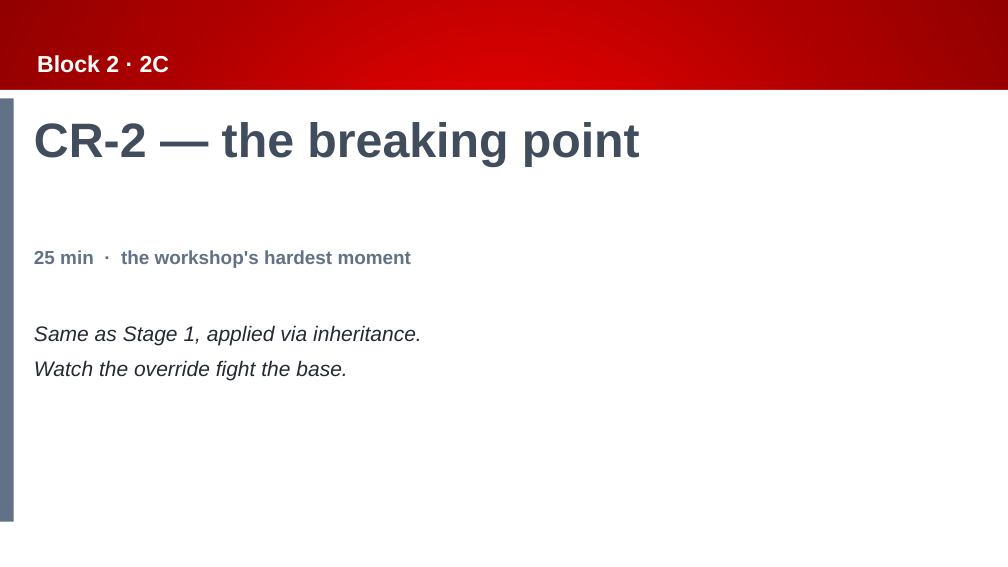
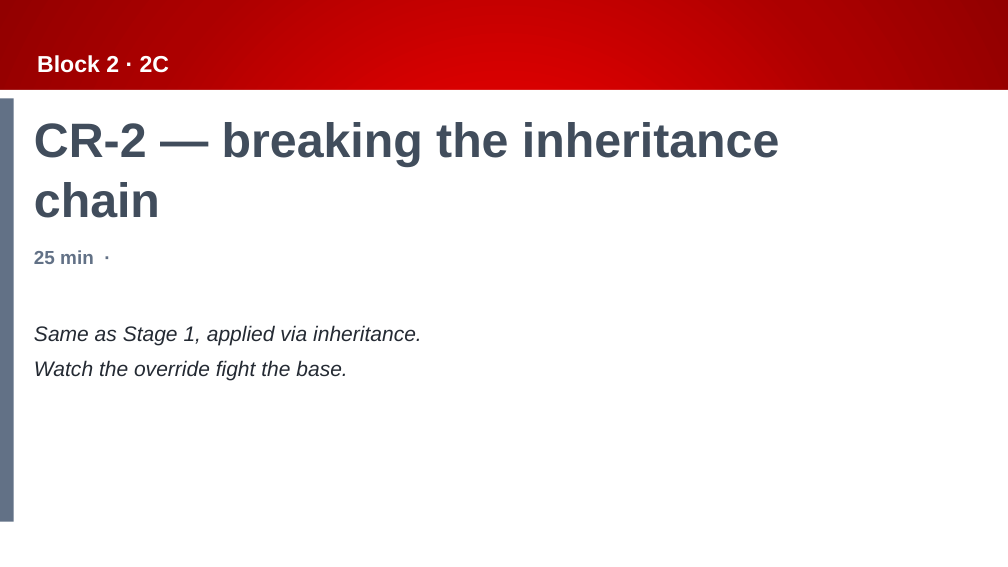
Before and after one commit to Beckhoff-USA-Community/Procedural_To_SOLID, a slide deck: slide 43 of presentation/NEM2026_workshop.pptx. Drawn at 1008x567 pixels with LibreOffice and Linux fonts; fonts in the diff are those of the drawing; background and template pictures are left out. Boxes give left, top, right and bottom in pixels: in the first picture for what was removed or moved away, otherwise in the second. Text is boxed around its words. In the diff, an @@ line names an element or a change of style, - is before the commit and + after.

```diff
--- a/presentation/NEM2026_workshop.pptx
+++ b/presentation/NEM2026_workshop.pptx
@@ text at bbox=[34, 122, 779, 218]: text changed @@
-CR-2 — the breaking point
+CR-2 — breaking the inheritance chain
@@ text at bbox=[34, 250, 94, 264]: text changed @@
-25 min · the workshop's hardest moment
+25 min ·
```
Also in this commit, not shown: 14 other slides changed, 3 slides added.
